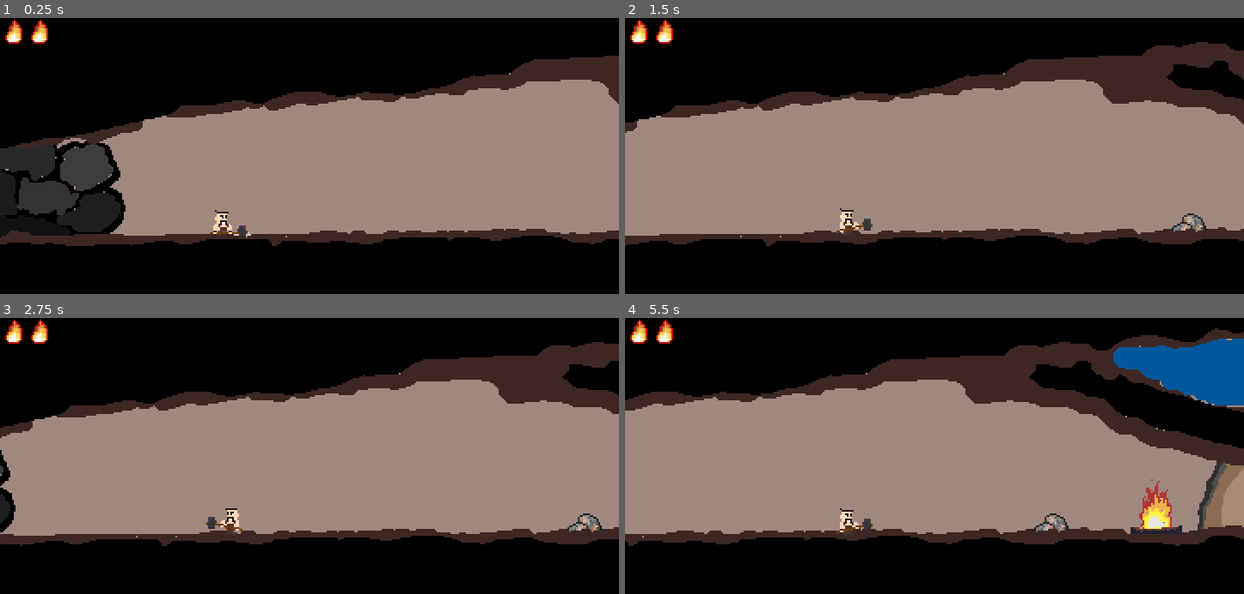
Above: before the commit, frames 1-4 (two rows, left to right).
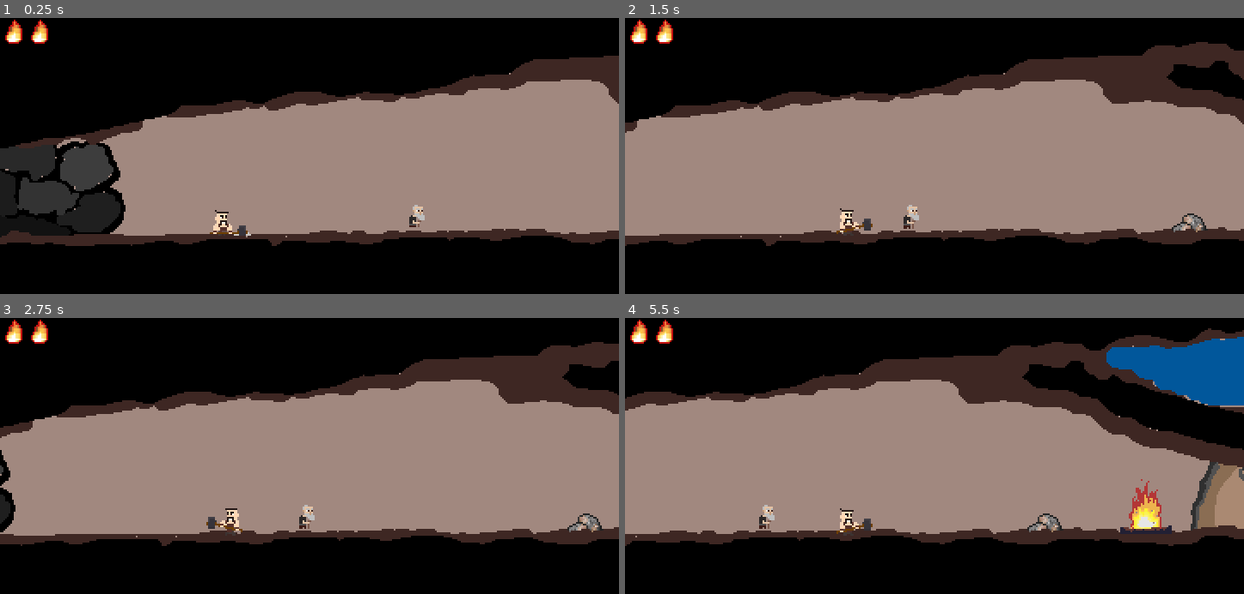
Above: after the commit, the same moments.

Repository: grapdega/deli-demir
Game: Godot game, scene res://sahneler/bolumler/bolum1.tscn
Same seed, same stepped clock (60 frames per second), same inputs: the game is played once before the commit and once after it. This scene is started directly instead of the project's main scene.
Inputs:
- Up to frame 1 (0.25 s): no input
- Up to frame 2 (1.5 s): tap Enter (ui_accept) at 0.5, 0.77 s; hold Right (ui_right) from 0.53 s (still down)
- Up to frame 3 (2.75 s): tap Enter (ui_accept) at 1.52 s; release Right (ui_right) at 2.03 s; hold Left (ui_left) from 2.03 s (still down)
- Up to frame 4 (5.5 s): release Left (ui_left) at 2.78 s; hold Right (ui_right) 2.78-4.28 s; tap Enter (ui_accept) at 3.02, 3.77, 4.52 s; hold Left (ui_left) 4.28-5.03 s; hold Right (ui_right) from 5.03 s (still down)

The runs differ from the first frame. In frame 1, 0.1% of the frame differs, in the area x 66-69%, y 67-76%; in frame 2, 0.1%; in frame 3, 0.1%; in frame 4, 4.8%, in the area x 0-100%, y 3-83%.

Commit message:
su eklendi

Diff:
--- a/sahneler/bolumler/bolum1.tscn
+++ b/sahneler/bolumler/bolum1.tscn
@@ -6,6 +6,9 @@
 [ext_resource type="PackedScene" uid="uid://qqwfi0hl7del" path="res://sahneler/oyuncu/oyuncu.tscn" id="2_qi8xi"]
 [ext_resource type="Texture2D" uid="uid://bgrvi5b76p836" path="res://kaynak/resim/atas-icon.png" id="3_ll4k0"]
 [ext_resource type="Texture2D" uid="uid://byb26rkn5w4q5" path="res://kaynak/resim/fire-Sheet.png" id="3_qi8xi"]
+[ext_resource type="Texture2D" uid="uid://b61qsqpiqmvay" path="res://kaynak/resim/komur.png" id="4_tfpgt"]
+[ext_resource type="PackedScene" uid="uid://b2xc8u6mbyvst" path="res://sahneler/karakter/mob-base.tscn" id="8_c8oup"]
+[ext_resource type="Texture2D" uid="uid://cbef48ml7ikj0" path="res://kaynak/resim/dedem.png" id="9_upmh6"]
 
 [sub_resource type="RectangleShape2D" id="RectangleShape2D_lsywx"]
 size = Vector2(501, 13)
@@ -68,6 +71,10 @@
 position = Vector2(8, 8)
 image = ExtResource("3_ll4k0")
 
+[node name="komur" parent="UI" instance=ExtResource("1_lsywx")]
+position = Vector2(8, 26)
+image = ExtResource("4_tfpgt")
+
 [node name="arkaplan" type="Sprite2D" parent="."]
 position = Vector2(267, 60)
 texture = ExtResource("1_iwxlc")
@@ -88,14 +95,17 @@
 shape = SubResource("RectangleShape2D_iwxlc")
 
 [node name="atas" type="StaticBody2D" parent="." groups=["ataş"]]
+position = Vector2(463, 110)
 
 [node name="AnimatedSprite2D" type="AnimatedSprite2D" parent="atas"]
-position = Vector2(465, 110)
 scale = Vector2(0.5, 0.5)
 sprite_frames = SubResource("SpriteFrames_c8oup")
 autoplay = "default"
 frame_progress = 0.722345
 
 [node name="CollisionShape2D" type="CollisionShape2D" parent="atas"]
-position = Vector2(465, 110)
 shape = SubResource("RectangleShape2D_upmh6")
+
+[node name="Mob-base" parent="." instance=ExtResource("8_c8oup")]
+position = Vector2(242, 115)
+sprite = ExtResource("9_upmh6")
--- a/sahneler/bolumler/bolum_1.gd
+++ b/sahneler/bolumler/bolum_1.gd
@@ -4,8 +4,14 @@
 
 var komur = 0
 
+var su_time = 0
+
 func _ready() -> void:
 	$Oyuncu.attack_signal = mine
+	$"UI/ateş".set_value(50)
+	$"UI/komur".set_value(0)
+
+@onready var su : StaticBody2D
 
 func mine():
 	for mine in $Oyuncu.near_mob:
@@ -13,12 +19,29 @@
 			komur += 1
 			if komur >= 5:
 				komur = 5
+			$"UI/komur".set_value(komur*20)
 		if mine.is_in_group("ataş"):
-			fire += komur*10;
+			fire += komur * 4;
+			$"UI/komur".set_value(0)
+			komur = 0
 
 func _process(delta: float) -> void:
 	$"UI/ateş".set_value(fire)
-
+	if su_time > 0:
+		su_time -=delta*50
+		return
+	if not su:
+		su = load("res://sahneler/karakter/su.tscn").instantiate()
+		su.global_position.x = $atas.global_position.x
+		su.global_position.y = 50
+		add_child(su)
+	if su:
+		if(su.global_position.y > 100):
+			su.queue_free()
+			fire -= randi_range(0,10)
+			su_time = randi_range(200,300)
+			print(su_time," ",fire)
+		su.global_position.y += delta*100
 
 	if fire > 100:
 		fire = 100
--- a/sahneler/karakter/ateş.gd
+++ b/sahneler/karakter/ateş.gd
@@ -19,13 +19,13 @@
 		return
 	if value > 0:
 		$"ateş1".show()
-	if value > 20:
+	if value >= 20:
 		$"ateş1".show()
-	if value > 40:
+	if value >= 40:
 		$"ateş2".show()
-	if value > 60:
+	if value >= 60:
 		$"ateş3".show()
-	if value > 80:
+	if value >= 80:
 		$"ateş4".show()
 	if value >= 100:
 		$"ateş5".show()
--- /dev/null
+++ b/sahneler/karakter/buhar.tscn
@@ -0,0 +1,74 @@
+[gd_scene load_steps=11 format=3 uid="uid://c3lcisaee4g2j"]
+
+[ext_resource type="Texture2D" uid="uid://b2g8f36nenvpc" path="res://kaynak/resim/buhar-Sheet.png" id="1_ff4dq"]
+
+[sub_resource type="AtlasTexture" id="AtlasTexture_o3lj4"]
+atlas = ExtResource("1_ff4dq")
+region = Rect2(0, 0, 16, 16)
+
+[sub_resource type="AtlasTexture" id="AtlasTexture_vsrxc"]
+atlas = ExtResource("1_ff4dq")
+region = Rect2(16, 0, 16, 16)
+
+[sub_resource type="AtlasTexture" id="AtlasTexture_higo3"]
+atlas = ExtResource("1_ff4dq")
+region = Rect2(32, 0, 16, 16)
+
+[sub_resource type="AtlasTexture" id="AtlasTexture_cy6ye"]
+atlas = ExtResource("1_ff4dq")
+region = Rect2(48, 0, 16, 16)
+
+[sub_resource type="AtlasTexture" id="AtlasTexture_y63mp"]
+atlas = ExtResource("1_ff4dq")
+region = Rect2(64, 0, 16, 16)
+
+[sub_resource type="AtlasTexture" id="AtlasTexture_0f5qt"]
+atlas = ExtResource("1_ff4dq")
+region = Rect2(80, 0, 16, 16)
+
+[sub_resource type="AtlasTexture" id="AtlasTexture_x2xny"]
+atlas = ExtResource("1_ff4dq")
+region = Rect2(96, 0, 16, 16)
+
+[sub_resource type="AtlasTexture" id="AtlasTexture_6bfsv"]
+atlas = ExtResource("1_ff4dq")
+region = Rect2(112, 0, 16, 16)
+
+[sub_resource type="SpriteFrames" id="SpriteFrames_kqhfw"]
+animations = [{
+"frames": [{
+"duration": 1.0,
+"texture": SubResource("AtlasTexture_o3lj4")
+}, {
+"duration": 1.0,
+"texture": SubResource("AtlasTexture_vsrxc")
+}, {
+"duration": 1.0,
+"texture": SubResource("AtlasTexture_higo3")
+}, {
+"duration": 1.0,
+"texture": SubResource("AtlasTexture_cy6ye")
+}, {
+"duration": 1.0,
+"texture": SubResource("AtlasTexture_y63mp")
+}, {
+"duration": 1.0,
+"texture": SubResource("AtlasTexture_0f5qt")
+}, {
+"duration": 1.0,
+"texture": SubResource("AtlasTexture_x2xny")
+}, {
+"duration": 1.0,
+"texture": SubResource("AtlasTexture_6bfsv")
+}],
+"loop": true,
+"name": &"default",
+"speed": 10.0
+}]
+
+[node name="Buhar" type="Node2D"]
+
+[node name="AnimatedSprite2D" type="AnimatedSprite2D" parent="."]
+sprite_frames = SubResource("SpriteFrames_kqhfw")
+autoplay = "default"
+frame_progress = 0.349808
--- /dev/null
+++ b/sahneler/karakter/su.tscn
@@ -0,0 +1,15 @@
+[gd_scene load_steps=3 format=3 uid="uid://dcaf3oaft3qyu"]
+
+[ext_resource type="Texture2D" uid="uid://rxypsldfutvr" path="res://kaynak/resim/su.png" id="1_y12xm"]
+
+[sub_resource type="CircleShape2D" id="CircleShape2D_aj4nu"]
+radius = 8.0
+
+[node name="Su" type="StaticBody2D"]
+
+[node name="Sprite2D" type="Sprite2D" parent="."]
+texture = ExtResource("1_y12xm")
+
+[node name="CollisionShape2D" type="CollisionShape2D" parent="."]
+shape = SubResource("CircleShape2D_aj4nu")
+disabled = true
Not shown, added: kaynak/resim/dedem.png.import
Not shown: 1 places in sahneler/bolumler/bolum1.tscn that only renumber resources
